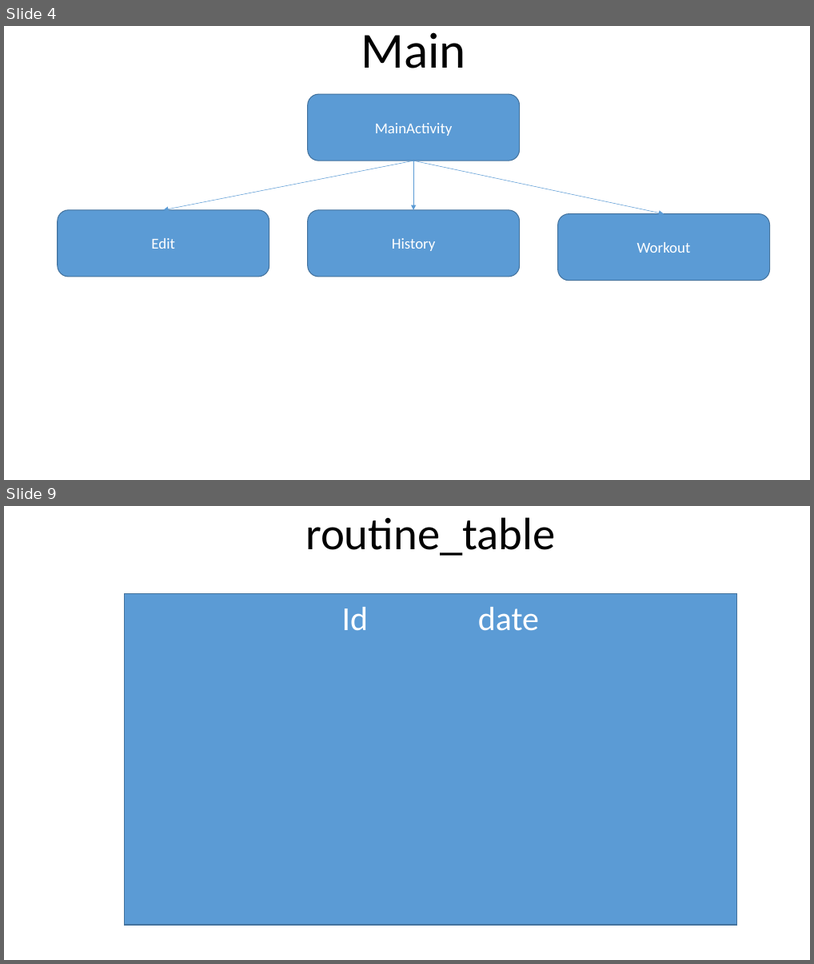
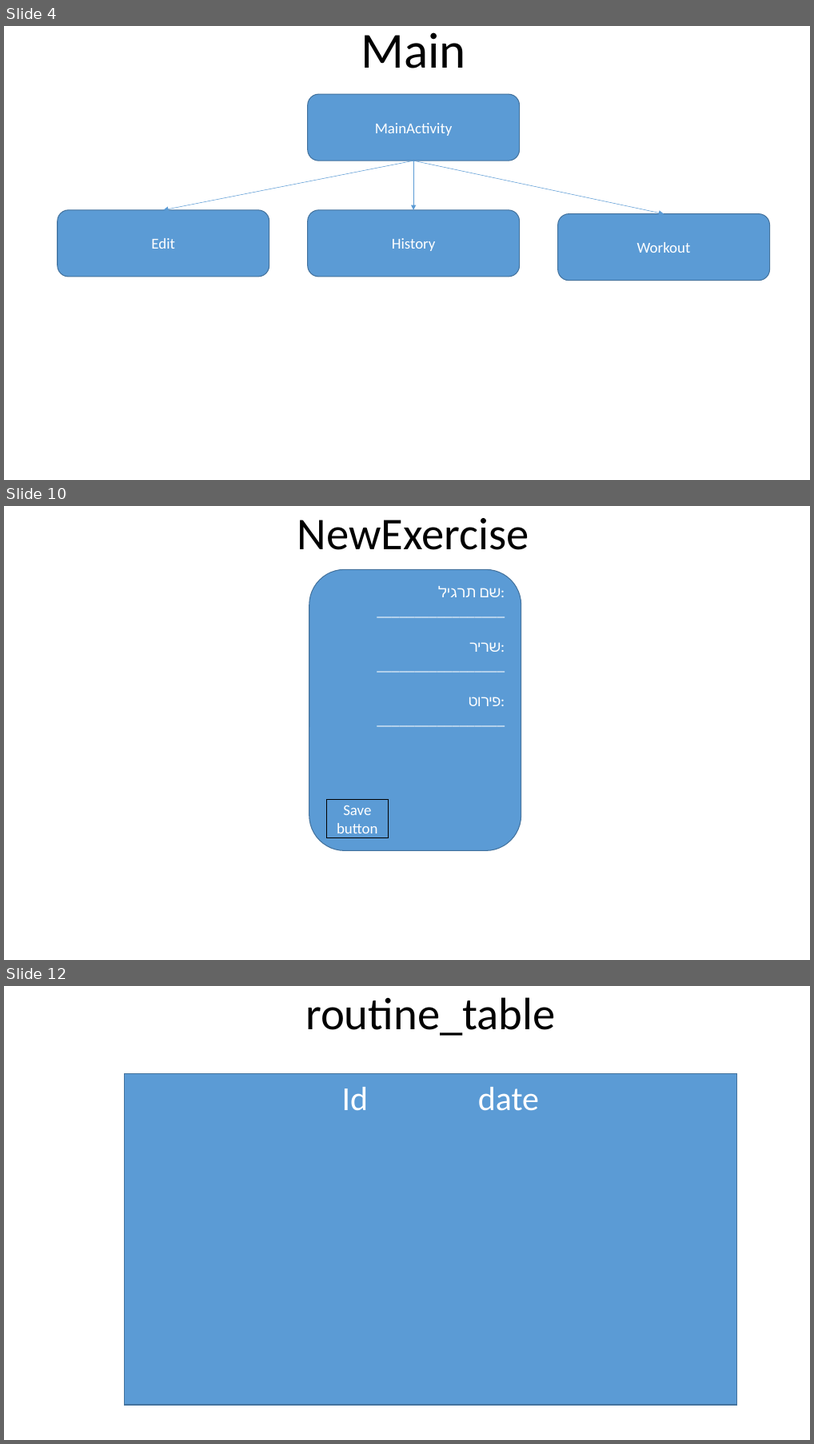
Before and after one commit to TamirMishali/TrainingManager, a slide deck: ClassArrangments.pptx. Shown one above the other, each under a label of ours: slides 4 and 9 before the commit, slides 4, 10 and 12 after it; the slides between them are not shown. The pictures are 814x964 and 814x1444 pixels, drawn with LibreOffice and Linux fonts; fonts in the diff are those of the drawing. Boxes give left, top, right and bottom in pixels: in the first picture for what was removed or moved away, otherwise in the second. Text is boxed around its words. In the diff, an @@ line names an element or a change of style, - is before the commit and + after.

```diff
--- a/ClassArrangments.pptx
+++ b/ClassArrangments.pptx
@@ slide 10 added at (4, 506, 810, 960), background #FFFFFF @@
@@ title added at (298, 518, 530, 550), 54 pt, text #000000 @@
+NewExercise
@@ rounded rectangle added at (310, 569, 522, 850), fill #5B9BD5, outline #43739E 1 pt, 18 pt, text #FFFFFF @@
+שם תרגיל:
+_________________
+שריר:
+_________________
+פירוט:
+_________________
@@ rectangle added at (326, 799, 388, 837), fill #5B9BD5, outline #000000 1 pt, 18 pt, text #FFFFFF @@
+Save
+button
@@ what was slide 9 is now slide 12 @@
```
Also in this commit, not shown: 6 slides changed, 2 other slides added, 27 other files.
